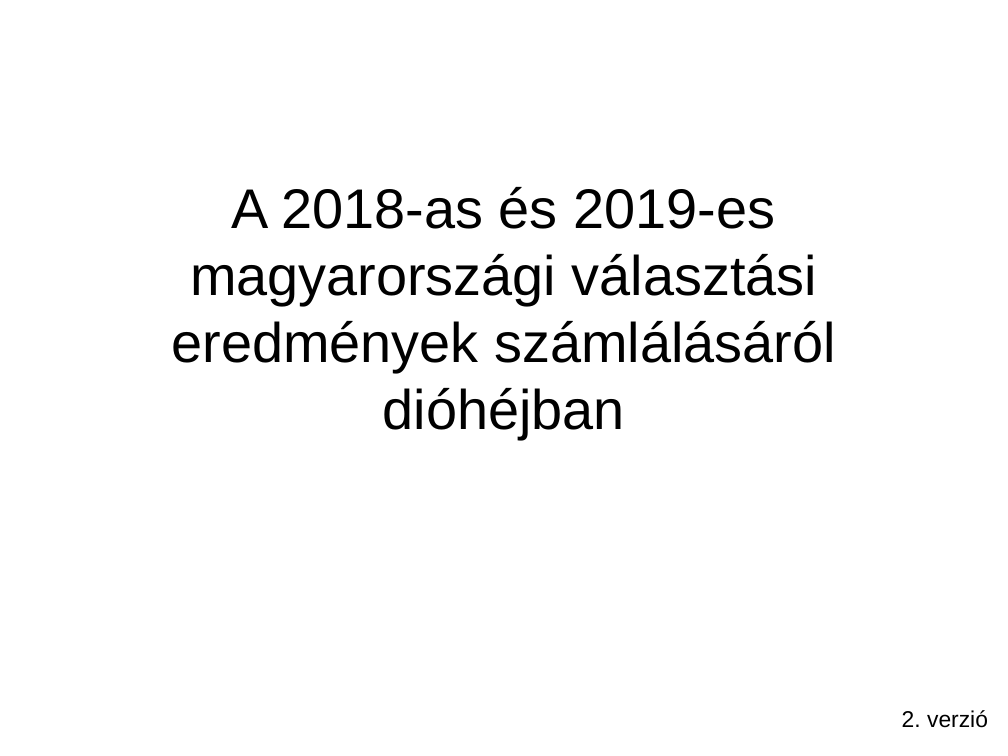
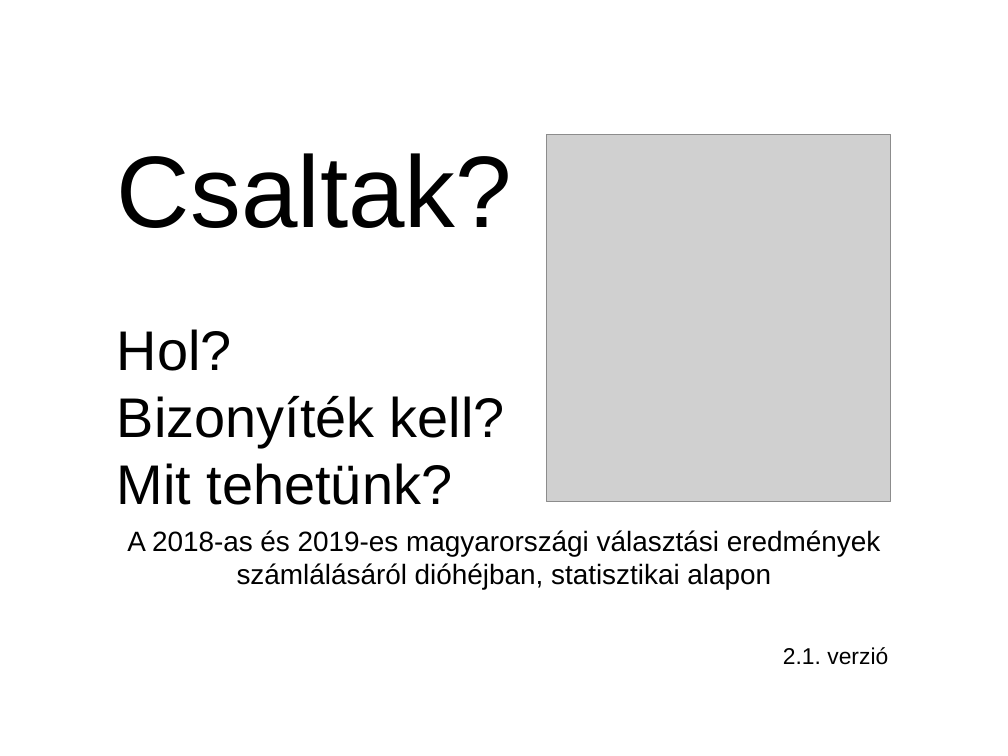
Before and after one commit to brezniczky/ep_elections_2019_hun, a slide deck: slide 1 of slides/hun/slides.odp. Drawn at 1008x756 pixels with LibreOffice and Linux fonts; fonts in the diff are those of the drawing; grey boxes stand for pictures. Boxes give left, top, right and bottom in pixels: in the first picture for what was removed or moved away, otherwise in the second. Text is boxed around its words. In the diff, an @@ line names an element or a change of style, - is before the commit and + after.

```diff
--- a/slides/hun/slides.odp
+++ b/slides/hun/slides.odp
@@ picture added at <box>546,134,891,502</box> @@
@@ text added at <box>117,153,512,505</box>, 44 pt, text #000000 @@
+Csaltak?
+Hol?
+Bizonyíték kell?
+Mit tehetünk?
@@ title at <box>127,530,880,590</box>: text changed; size 44 to 22 pt @@
-A 2018-as és 2019-es magyarországi választási eredmények számlálásáról dióhéjban
+A 2018-as és 2019-es magyarországi választási eredmények számlálásáról dióhéjban, statisztikai alapon
@@ text at <box>783,647,888,665</box>: text changed @@
-2. verzió
+2.1. verzió
```
Also in this commit, not shown: 4 other slides changed, 3 other files.
